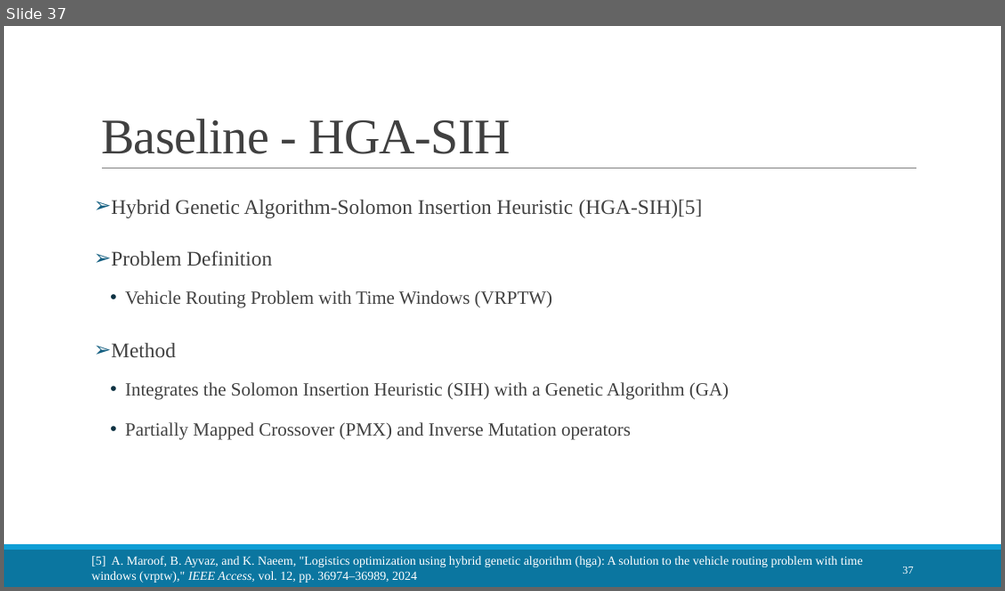
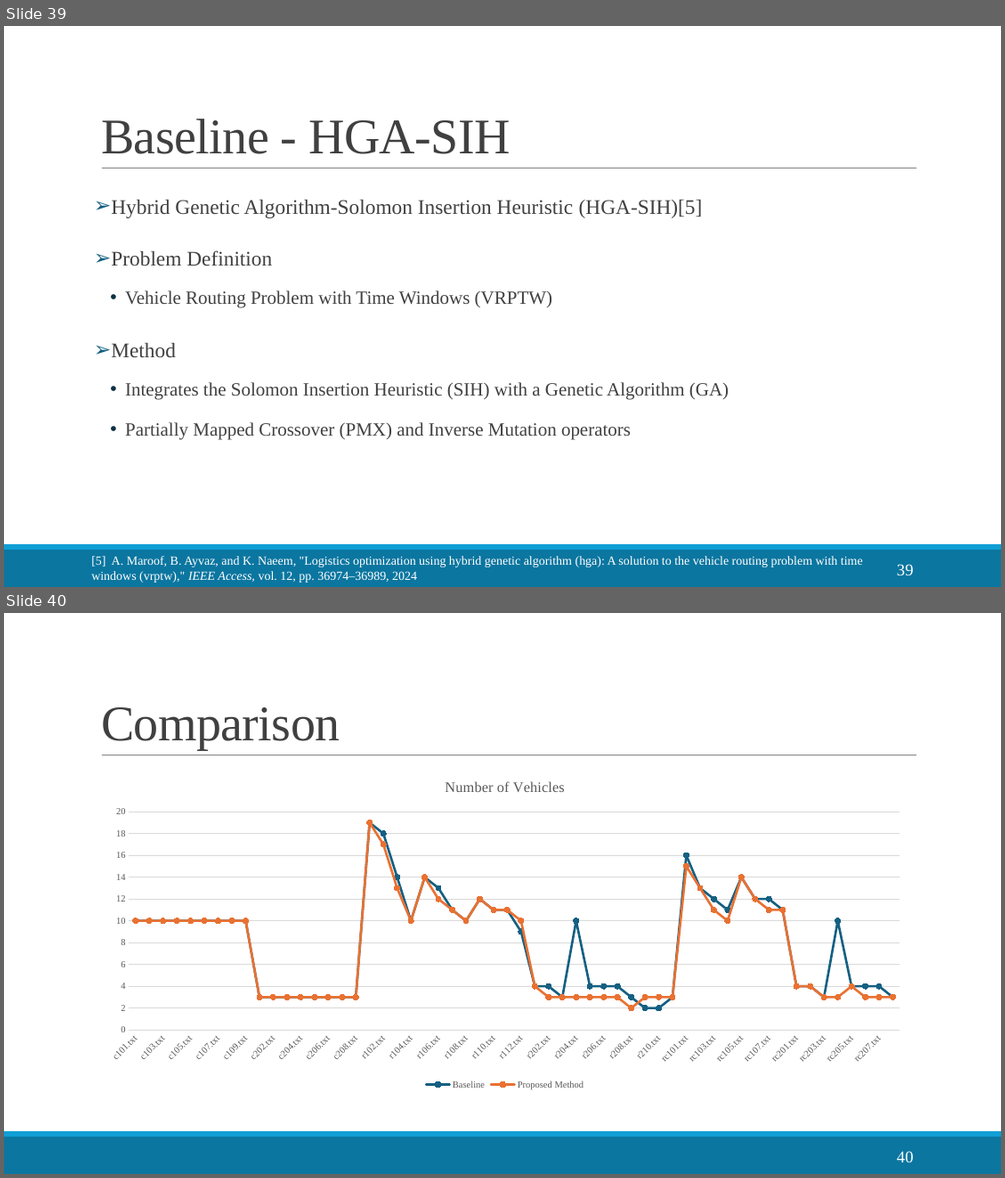
Before and after one commit to LloydGain/114_NTUT_Thesis, a slide deck: docs/thesis/114_楊宏傑_口試簡報.pptx. Shown one above the other, each under a label of ours: slide 37 before the commit, slides 39 and 40 after it. The pictures are 1005x591 and 1005x1178 pixels, drawn with LibreOffice and Linux fonts; fonts in the diff are those of the drawing. Boxes give left, top, right and bottom in pixels: in the first picture for what was removed or moved away, otherwise in the second. Text is boxed around its words. In the diff, an @@ line names an element or a change of style, - is before the commit and + after.

```diff
--- a/docs/thesis/114_楊宏傑_口試簡報.pptx
+++ b/docs/thesis/114_楊宏傑_口試簡報.pptx
@@ slide 40 added at (4,613,1001,1174), background #FFFFFF; not listed: 3 template elements that a slide beside it also shows @@
@@ title added at (101,707,340,750), 48 pt, text #404040 @@
+Comparison
@@ line chart added at (94,764,916,1093) @@
+title "Number of Vehicles "
+categories: c101.txt, c102.txt, c103.txt, c104.txt, c105.txt, c106.txt, c107.txt, c108.txt, c109.txt, c201.txt, c202.txt, c203.txt, c204.txt, c205.txt, c206.txt, c207.txt, c208.txt, r101.txt, r102.txt, r103.txt, r104.txt, r105.txt, r106.txt, r107.txt, r108.txt, r109.txt, r110.txt, r111.txt, r112.txt, r201.txt, r202.txt, r203.txt, r204.txt, r205.txt, r206.txt, r207.txt, r208.txt, r209.txt, r210.txt, r211.txt, rc101.txt, rc102.txt, rc103.txt, rc104.txt, rc105.txt, rc106.txt, rc107.txt, rc108.txt, rc201.txt, rc202.txt, rc203.txt, rc204.txt, rc205.txt, rc206.txt, rc207.txt, rc208.txt
+Baseline: 10, 10, 10, 10, 10, 10, 10, 10, 10, 3, 3, 3, 3, 3, 3, 3, 3, 19, 18, 14, 10, 14, 13, 11, 10, 12, 11, 11, 9, 4, 4, 3, 10, 4, 4, 4, 3, 2, 2, 3, 16, 13, 12, 11, 14, 12, 12, 11, 4, 4, 3, 10, 4, 4, 4, 3
+Proposed Method: 10, 10, 10, 10, 10, 10, 10, 10, 10, 3, 3, 3, 3, 3, 3, 3, 3, 19, 17, 13, 10, 14, 12, 11, 10, 12, 11, 11, 10, 4, 3, 3, 3, 3, 3, 3, 2, 3, 3, 3, 15, 13, 11, 10, 14, 12, 11, 11, 4, 4, 3, 3, 4, 3, 3, 3
@@ page number added at (897,1151,914,1162), 16 pt, text #FFFFFF @@
+40
@@ what was slide 37 is now slide 39 @@
@@ page number at (897,564,914,575): text changed; size 10.5 to 16 pt @@
-37
+39
```
Also in this commit, not shown: 9 slides changed, 4 other slides added.
